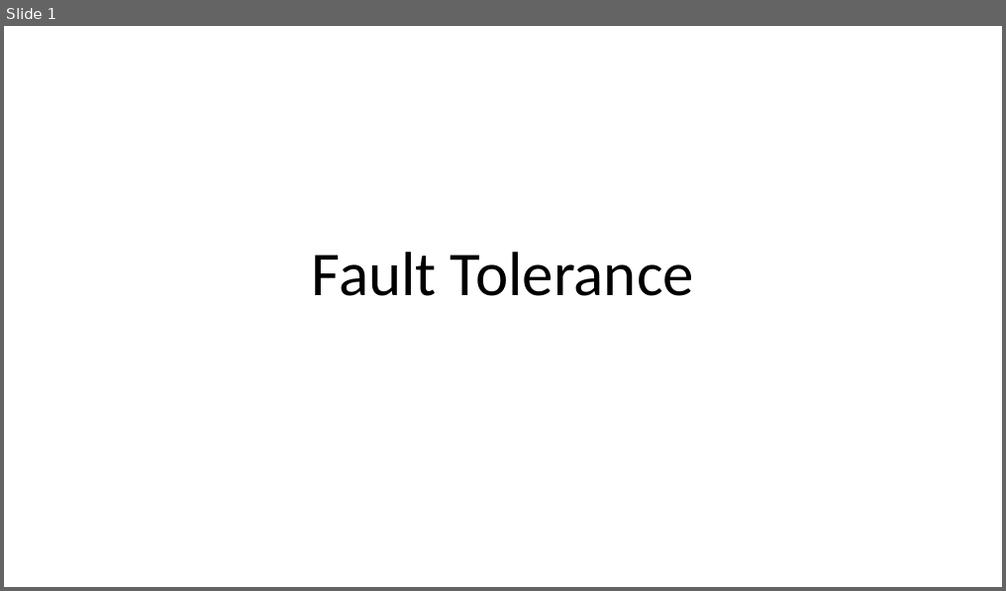
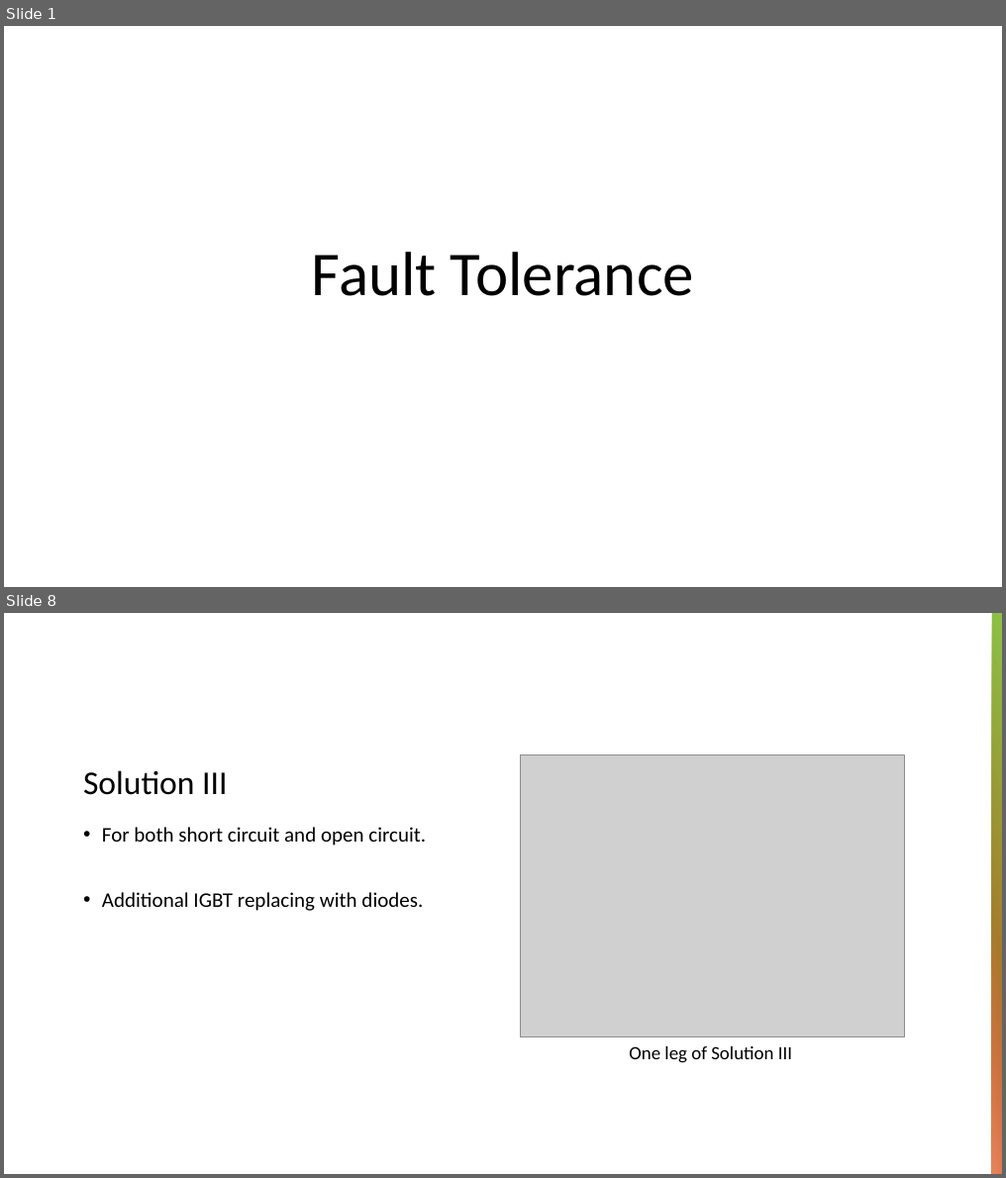
Before and after one commit to ahmetcan-akuz/Thesis, a slide deck: Reports/Fault_Tolerance.pptx. Shown one above the other, each under a label of ours: slide 1 before the commit, slides 1 and 8 after it; the slides between them are not shown. The pictures are 1006x591 and 1006x1178 pixels, drawn with LibreOffice and Linux fonts; fonts in the diff are those of the drawing; grey boxes stand for pictures. Boxes give left, top, right and bottom in pixels: in the first picture for what was removed or moved away, otherwise in the second. Text is boxed around its words. In the diff, an @@ line names an element or a change of style, - is before the commit and + after.

```diff
--- a/Reports/Fault_Tolerance.pptx
+++ b/Reports/Fault_Tolerance.pptx
@@ slide 8 added at [4,613,1002,1174], background #FFFFFF @@
@@ rectangle added at [992,613,1002,1174], fill gradient #8BC145 to #B74919 @@
@@ picture added at [520,756,904,1038] @@
@@ title added at [83,770,227,795], 32 pt, text #000000 @@
+Solution III
@@ text added at [102,827,426,911], 20 pt, text #000000 @@
+• For both short circuit and open circuit.
+• Additional IGBT replacing with diodes.
@@ rectangle added at [992,902,1002,1174], fill gradient #E98960 @@
@@ text added at [629,1047,792,1063], 18 pt, text #000000 @@
+One leg of Solution III
```
Also in this commit, not shown: 2 slides changed, 4 other slides added, 1 slide removed, 4 other files.
